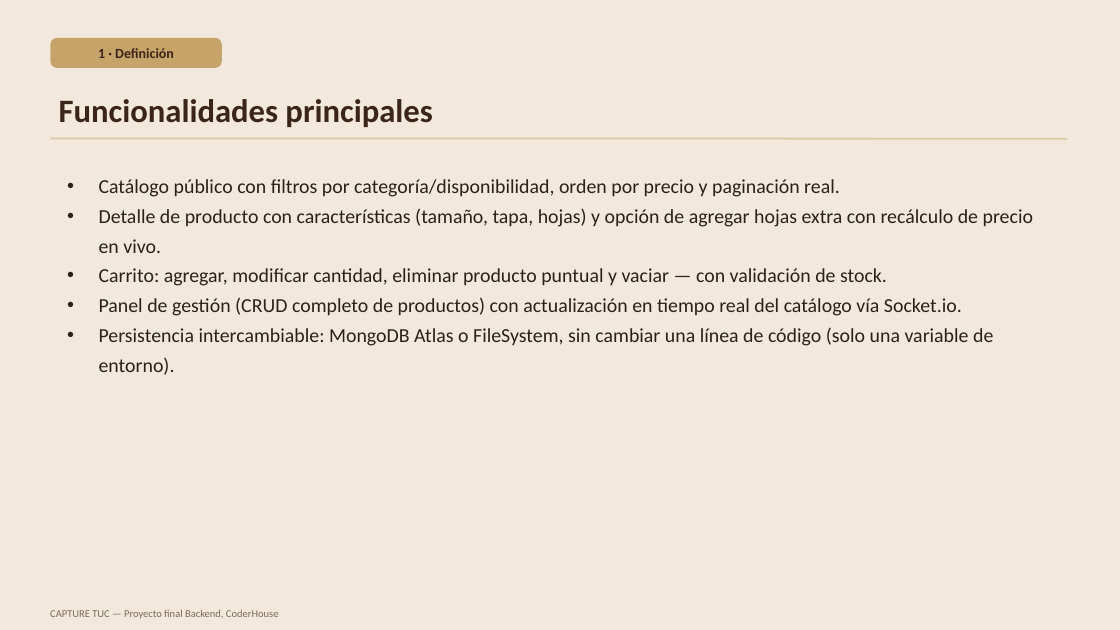
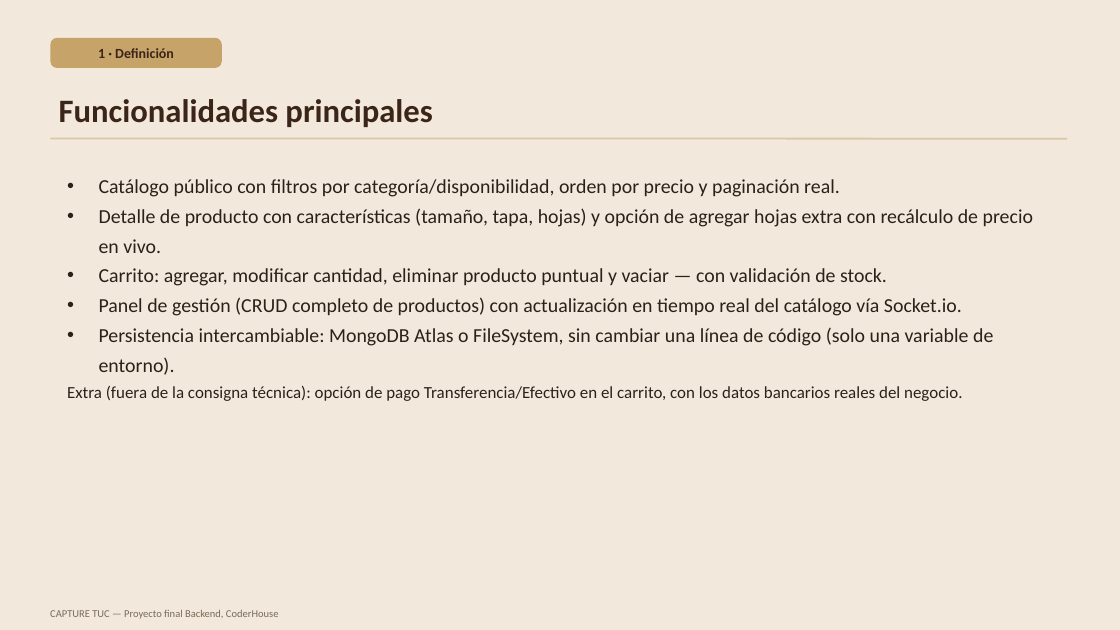
Before and after one commit to lucianagarciagalo894-dot/Capturetuc, a slide deck: slide 6 of docs/CAPTURE-TUC-presentacion.pptx. Drawn at 1120x630 pixels with LibreOffice and Linux fonts; fonts in the diff are those of the drawing. Boxes give left, top, right and bottom in pixels: in the first picture for what was removed or moved away, otherwise in the second. Text is boxed around its words. In the diff, an @@ line names an element or a change of style, - is before the commit and + after.

Commit message:
Actualiza la presentacion final: link real de GitHub, funcionalidad de pago (extra) y la correccion del carrito con ID obsoleto en el cierre

```diff
--- a/docs/CAPTURE-TUC-presentacion.pptx
+++ b/docs/CAPTURE-TUC-presentacion.pptx
@@ text at bbox=[67, 386, 962, 401]: paragraph added @@
+  Extra (fuera de la consigna técnica): opción de pago Transferencia/Efectivo en el carrito, con los datos bancarios reales del negocio.
```
Also in this commit, not shown: 1 other slide changed, 2 slides added, 1 slide removed.
